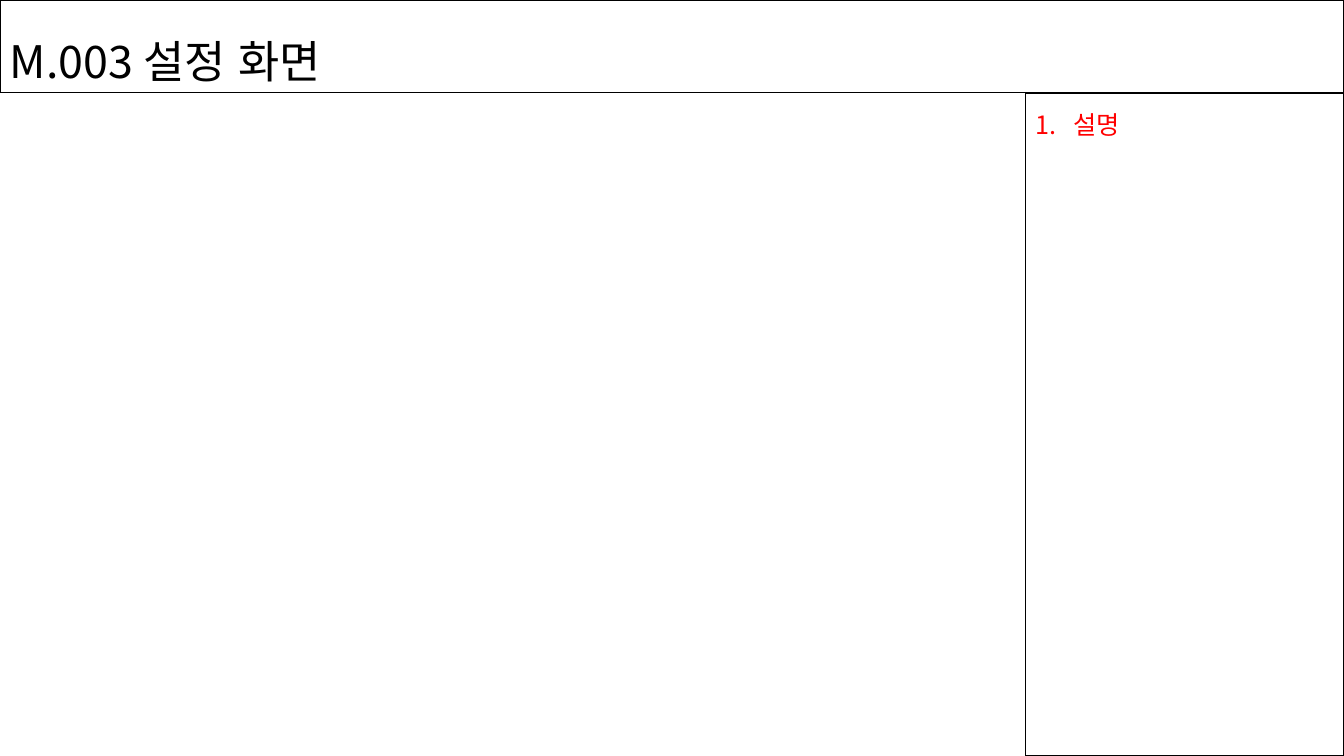
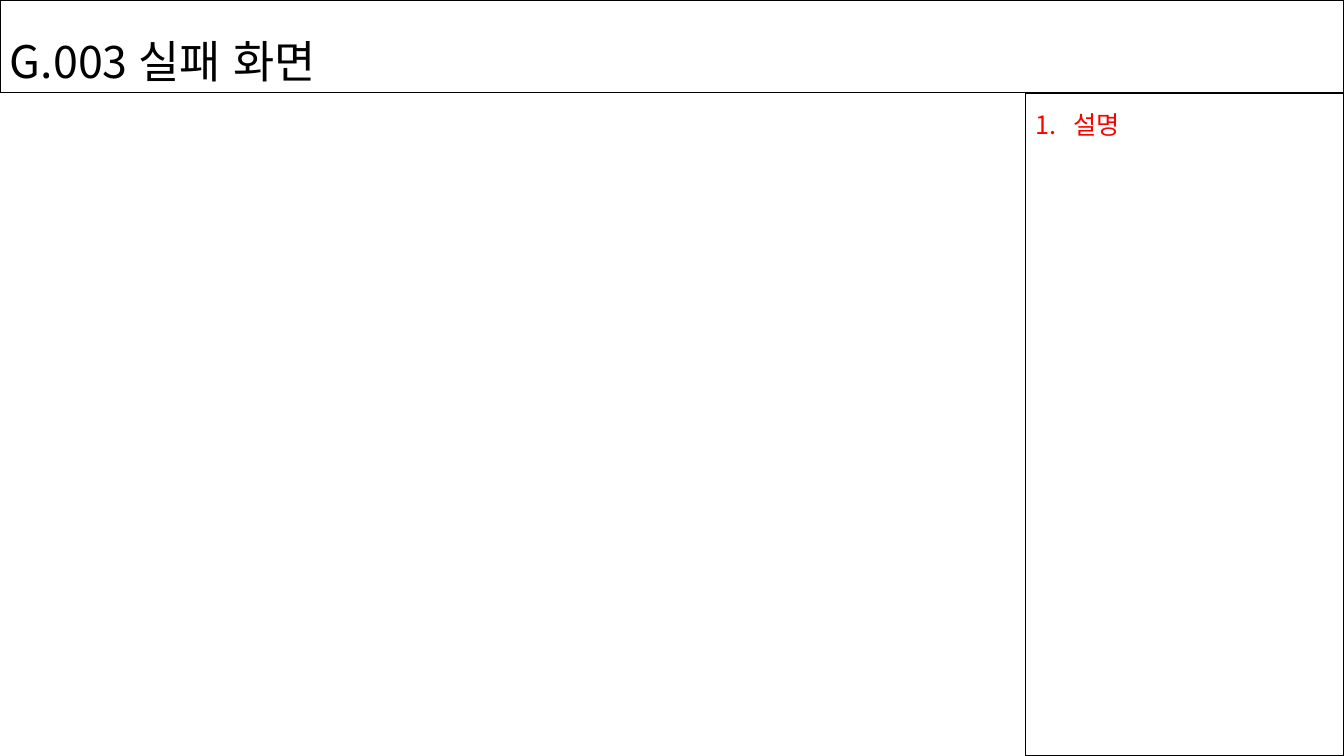
Before and after one commit to minwns11/WarDron, a slide deck: slide 4 of doc/게임화면(문혜원)/화면설계서_게임화면(문혜원).pptx. Drawn at 1344x756 pixels with LibreOffice and Linux fonts; fonts in the diff are those of the drawing. Boxes give left, top, right and bottom in pixels: in the first picture for what was removed or moved away, otherwise in the second. Text is boxed around its words. In the diff, an @@ line names an element or a change of style, - is before the commit and + after.

```diff
--- a/doc/게임화면(문혜원)/화면설계서_게임화면(문혜원).pptx
+++ b/doc/게임화면(문혜원)/화면설계서_게임화면(문혜원).pptx
@@ text in rectangle at box(10, 41, 315, 82): text changed @@
-M.003 설정 화면
+G.003 실패 화면
```
Also in this commit, not shown: 2 other slides changed, 2 slides added, 1 slide removed, 6 other files.
